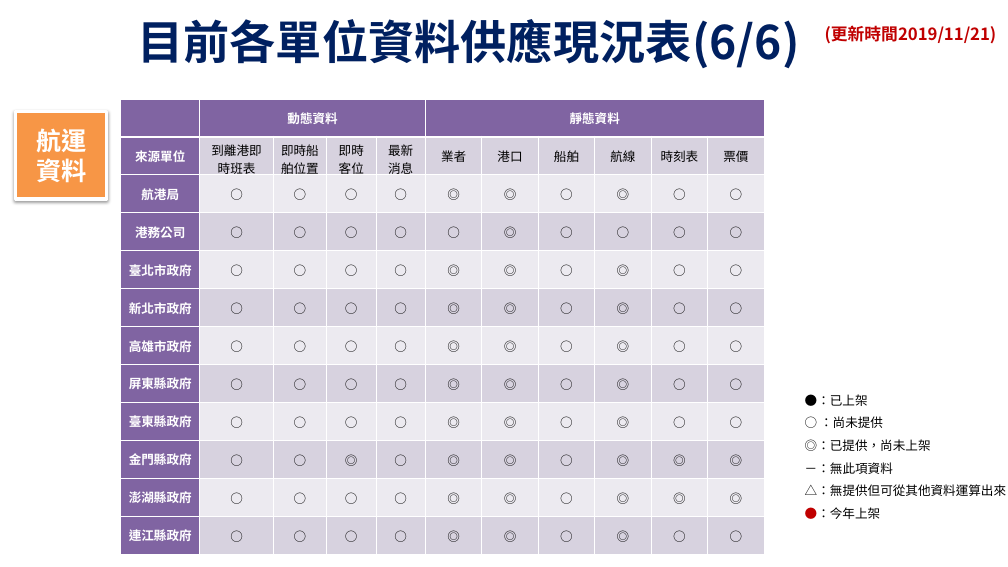
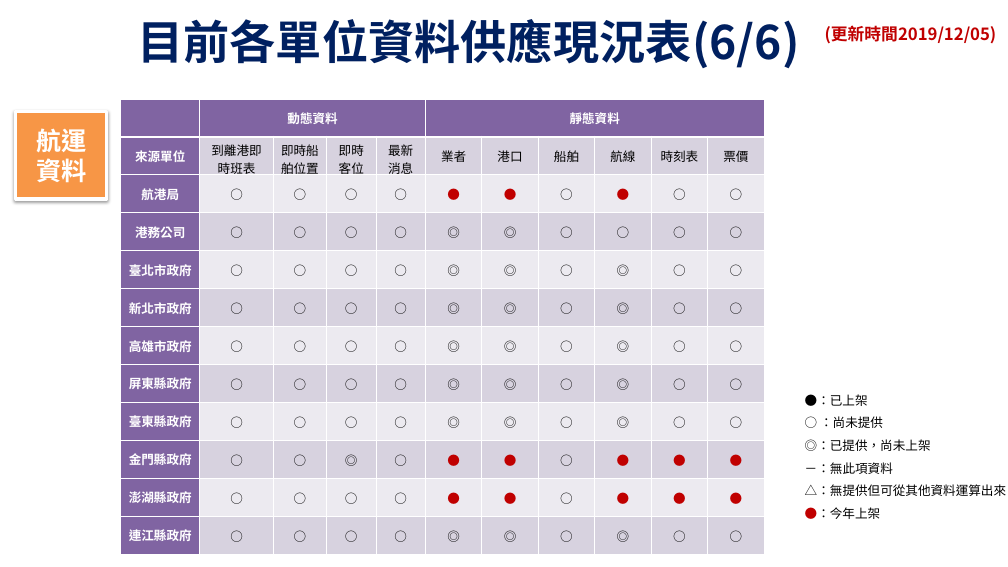
Before and after one commit to ptxmotc/data-provide-status, a slide deck: slide 6 of 各單位資料供應現況表.pptx. Drawn at 1008x567 pixels with LibreOffice and Linux fonts; fonts in the diff are those of the drawing; background and template pictures are left out. Boxes give left, top, right and bottom in pixels: in the first picture for what was removed or moved away, otherwise in the second. Text is boxed around its words. In the diff, an @@ line names an element or a change of style, - is before the commit and + after.

```diff
--- a/各單位資料供應現況表.pptx
+++ b/各單位資料供應現況表.pptx
@@ text at <box>825,25,997,44</box>: text changed @@
-(更新時間2019/11/21)
+(更新時間2019/12/05)
@@ table at <box>121,99,765,554</box> @@
-row 3: 航港局 | ○ | ○ | ○ | ○ | ◎ | ◎ | ○ | ◎ | ○ | ○
+row 3: 航港局 | ○ | ○ | ○ | ○ | ● | ● | ○ | ● | ○ | ○
-row 4, column 6: ○
+row 4, column 6: ◎
-row 10: 金門縣政府 | ○ | ○ | ◎ | ○ | ◎ | ◎ | ○ | ◎ | ◎ | ◎
+row 10: 金門縣政府 | ○ | ○ | ◎ | ○ | ● | ● | ○ | ● | ● | ●
-row 11: 澎湖縣政府 | ○ | ○ | ○ | ○ | ◎ | ◎ | ○ | ◎ | ◎ | ◎
+row 11: 澎湖縣政府 | ○ | ○ | ○ | ○ | ● | ● | ○ | ● | ● | ●
```
Also in this commit, not shown: 5 other slides changed, 1 other file.
